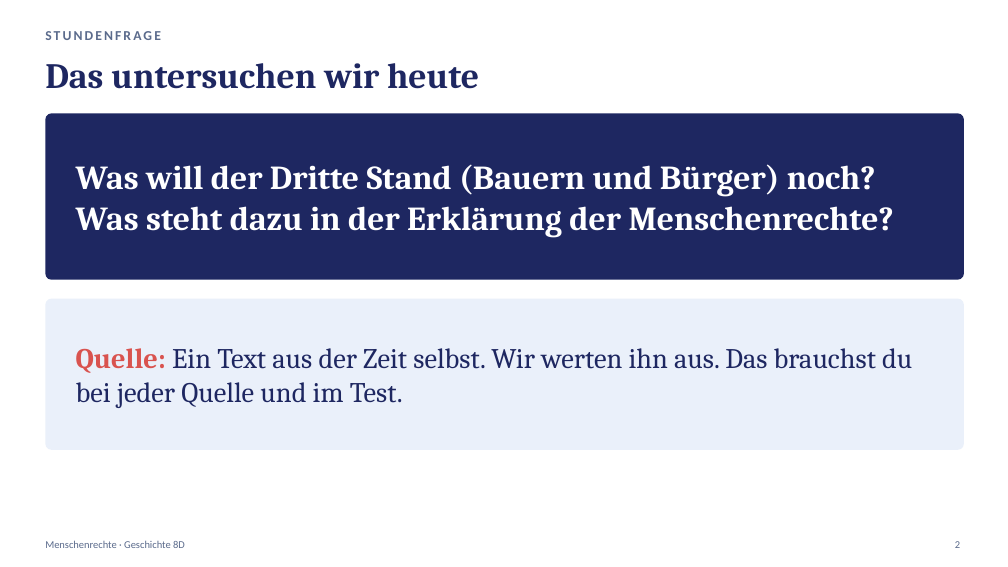
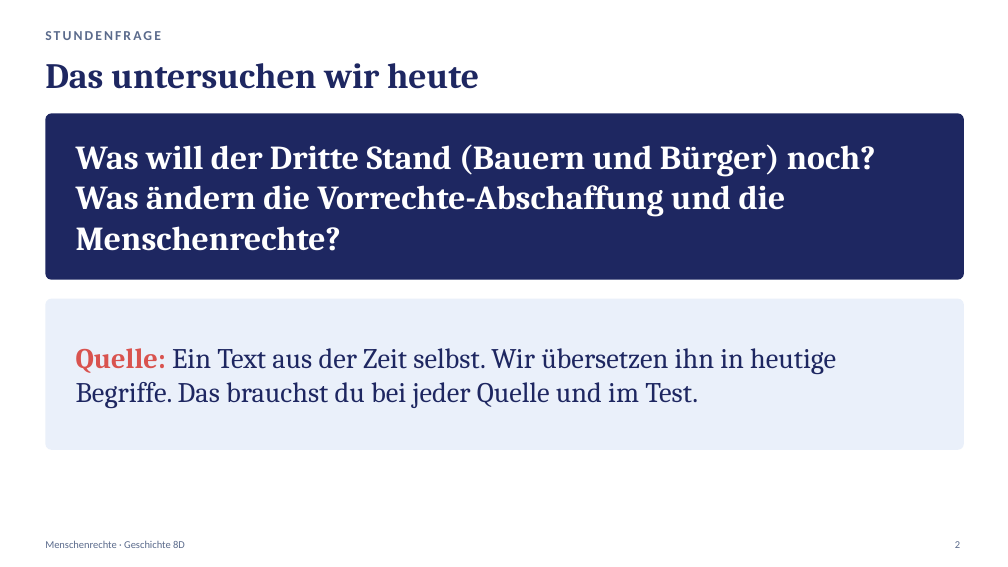
Before and after one commit to golzkonstantin-gif/Schule, a slide deck: slide 2 of Geschichte_8D/Stunde4_Menschenrechte/Praesentation_Stunde4_Menschenrechte_8D.pptx. Drawn at 1008x567 pixels with LibreOffice and Linux fonts; fonts in the diff are those of the drawing. Boxes give left, top, right and bottom in pixels: in the first picture for what was removed or moved away, otherwise in the second. Text is boxed around its words. In the diff, an @@ line names an element or a change of style, - is before the commit and + after.

```diff
--- a/Geschichte_8D/Stunde4_Menschenrechte/Praesentation_Stunde4_Menschenrechte_8D.pptx
+++ b/Geschichte_8D/Stunde4_Menschenrechte/Praesentation_Stunde4_Menschenrechte_8D.pptx
@@ text at (76, 144, 876, 251): text changed @@
-Was will der Dritte Stand (Bauern und Bürger) noch? Was steht dazu in der Erklärung der Menschenrechte?
+Was will der Dritte Stand (Bauern und Bürger) noch? Was ändern die Vorrechte-Abschaffung und die Menschenrechte?
@@ text at (76, 348, 836, 408): text changed @@
-Quelle: Ein Text aus der Zeit selbst. Wir werten ihn aus. Das brauchst du bei jeder Quelle und im Test.
+Quelle: Ein Text aus der Zeit selbst. Wir übersetzen ihn in heutige Begriffe. Das brauchst du bei jeder Quelle und im Test.
```
Also in this commit, not shown: 14 other slides changed, 6 slides added, 4 slides removed, 16 other files.
